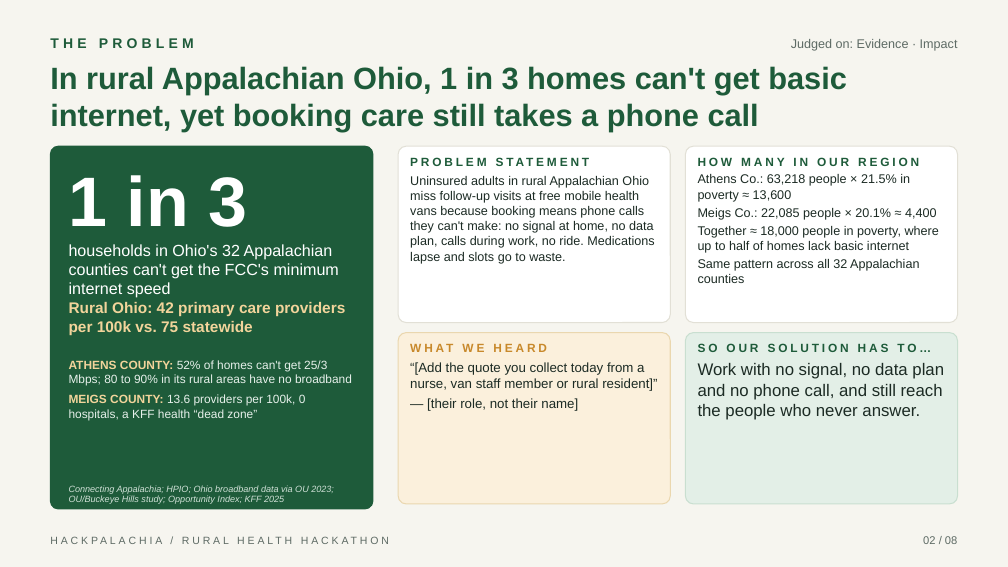
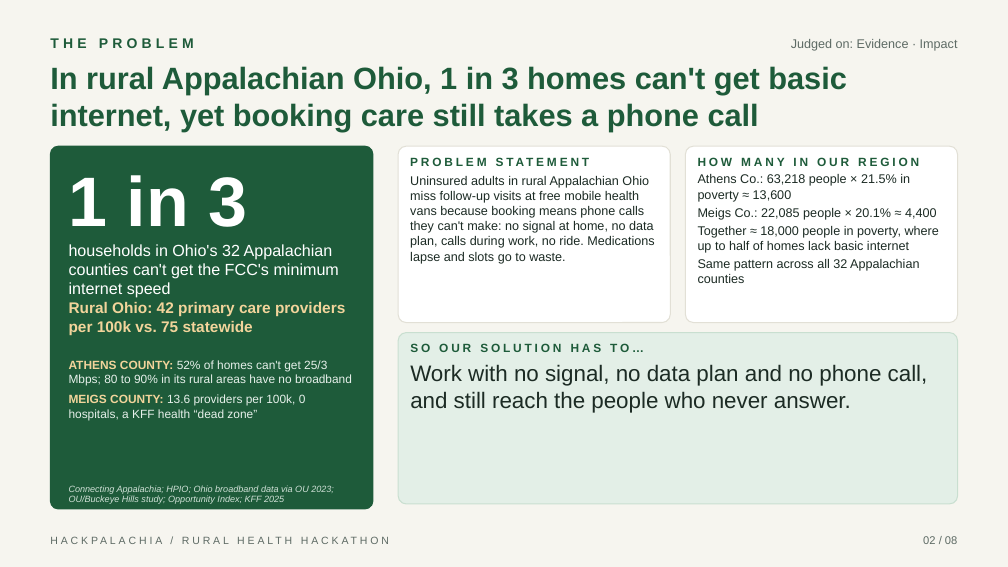
Before and after one commit to skylerfokine/book-without-calling, a slide deck: slide 2 of pitch/Book_Without_Calling_Pitch.pptx. Drawn at 1008x567 pixels with LibreOffice and Linux fonts; fonts in the diff are those of the drawing. Boxes give left, top, right and bottom in pixels: in the first picture for what was removed or moved away, otherwise in the second. Text is boxed around its words. In the diff, an @@ line names an element or a change of style, - is before the commit and + after.

```diff
--- a/pitch/Book_Without_Calling_Pitch.pptx
+++ b/pitch/Book_Without_Calling_Pitch.pptx
@@ rounded rectangle: place and size @@
-rounded rectangle at [398,333,670,504]
+rounded rectangle at [398,333,958,504]
@@ rounded rectangle at [398,333,958,504]: fill #FBF0DC to #E3EFE7; outline #EAD7AF 0.75 pt to #C9DFD0 0.75 pt @@
@@ text "SO OUR SOLUTION HAS TO…": place and size @@
-text "SO OUR SOLUTION HAS TO…" at [698,343,944,420]
+text "SO OUR SOLUTION HAS TO…" at [410,343,928,413]
@@ rounded rectangle removed at [685,333,958,504] @@
@@ text at [410,364,928,413]: size 12 to 16 pt in "Work with no signal, no data plan ..." @@
@@ text removed at [410,362,657,411] @@
-WHAT WE HEARD
-“[Add the quote you collect today from a nurse, van staff member or rural resident]”
-— [their role, not their name]
```
Also in this commit, not shown: 5 other slides changed, 1 other file.
